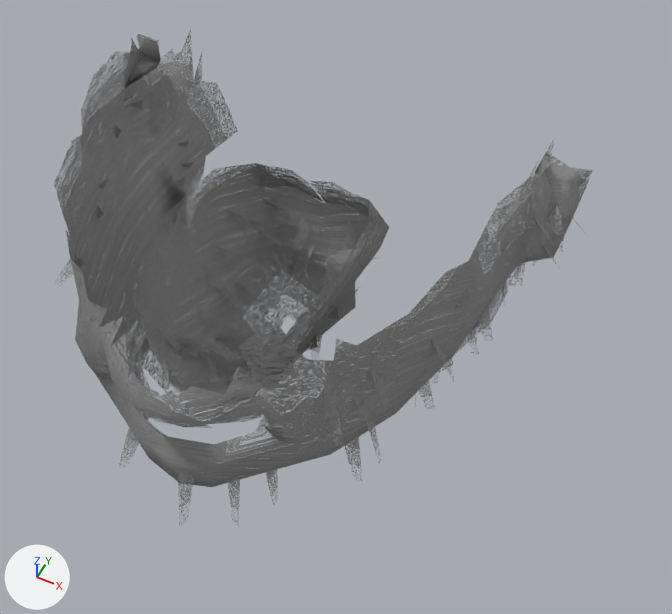
An edit to the glTF model assets/source/characters/parts/hair_m_gaunt/beard_short.glb, drawn before and after from the same camera.
The view is the same before and after, from a 50 mm lens placed at (0.117, -0.242, 1.777), pointed at (0.023, -0.055, 1.543). Arrows for +X, +Y and +Z are at lower left; the lights stay in place. The older version comes first. Objects named as collision shapes, trigger or cutter boxes, shadow casters or lower levels of detail are left out. Vertices at exactly the same position are counted once.

Names of what the first picture shows: 'beard_lod0'.
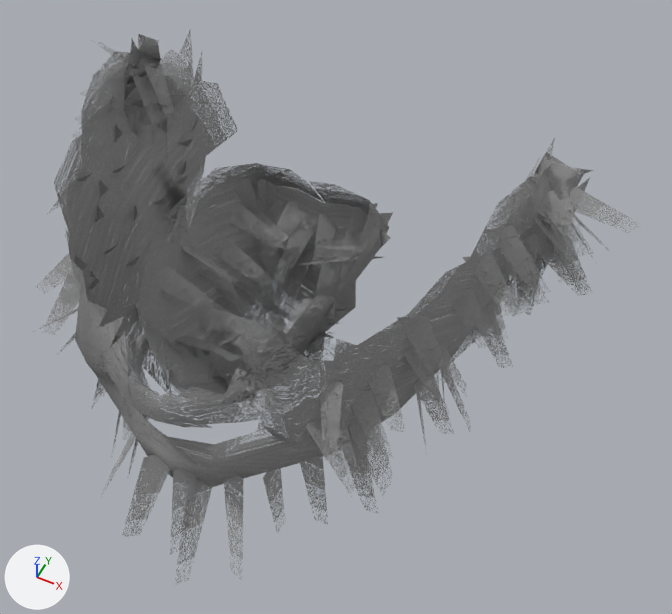
Where the change shows, as pixel boxes [x1, y1, x2, y2] in the pictures (672 x 614 px):
'beard_lod0', reshaped (12% wider, 12% taller): before [54, 30, 594, 526]; after [33, 29, 639, 586]
part 1 of me_beard_lod0, rebuilt: before [262, 197, 291, 219]; after [266, 199, 317, 229]
part 2 of me_beard_lod0, rebuilt (mostly hidden before): before [357, 226, 370, 247]; after [337, 225, 363, 273]
part 3 of me_beard_lod0, rebuilt: before [271, 197, 288, 229]; after [261, 200, 292, 249]
part 4 of me_beard_lod0, deleted: before [54, 76, 590, 526]
part 5 of me_beard_lod0, built on: before [86, 30, 594, 445]; after [33, 29, 639, 586]
part 6 of me_beard_lod0, surface changed: [54, 37, 590, 487] in both

Edits to the bpy script that builds the scene:
```text
Change me_beard_lod0:
    used by ob_beard_lod0; location = (0.0, 0.0, 0.0)
    remove me_beard_lod0.from_pydata(...)  # 667 vertices, 600 faces; spans x -0.095..0.094, y -0.132..0.015, z 1.5..1.601
    add me_beard_lod0.from_pydata(...)  # 989 vertices, 748 faces; spans x -0.102..0.107, y -0.145..0.015, z 1.486..1.601
    me_beard_lod0 part 1: the loose piece of 4 vertices spanning x -0.023..-0.008, y -0.027..-0.021, z 1.545..1.55 is rebuilt with 4 vertices and now spans x -0.025..0.002, y -0.029..-0.02, z 1.546..1.55
    me_beard_lod0 part 2: the loose piece of 4 vertices spanning x 0.016..0.022, y -0.034..-0.019, z 1.54..1.55 is rebuilt with 4 vertices and now spans x 0.012..0.019, y -0.04..-0.018, z 1.54..1.55
    me_beard_lod0 part 3: the loose piece of 4 vertices spanning x -0.016..-0.011, y -0.032..-0.019, z 1.543..1.551 is rebuilt with 4 vertices and now spans x -0.017..-0.01, y -0.041..-0.018, z 1.541..1.552
    me_beard_lod0 part 4: 73 loose pieces with 292 vertices, spanning x -0.095..0.094, y -0.132..-0.007, z 1.504..1.582, are deleted
    me_beard_lod0 part 5: 15 vertices moved from x -0.068..0.068, y -0.067..0.001, z 1.5..1.524 to x -0.069..0.068, y -0.039..0.001, z 1.498..1.523; 36 vertices removed from x -0.087..0.086, y -0.128..0.011, z 1.509..1.585; 650 vertices added at x -0.102..0.107, y -0.145..0.007, z 1.486..1.588
    me_beard_lod0 part 6: 342 kept faces spanning x -0.086..0.087, y -0.126..0.015, z 1.503..1.601 get new texture (UV) coordinates
    other edits to the shape of me_beard_lod0 do not show in these pictures
```
